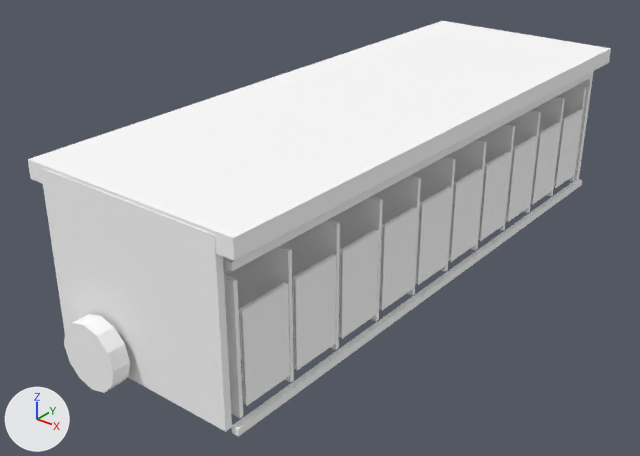
Before and after pictures for a commit that changed the glTF model games/yorimichi/assets/belmonte/meshes/SM_BM_BHip_StartingStalls.glb.
Rendered twice from a camera (50 mm lens) standing at (8.55, -12.13, 7.7) and looking at (-0.45, -0.87, 0.72). Lighting does not change. The marker at lower left points along +X, +Y and +Z. The first picture is the older version. Vertices at exactly the same position are counted once.

Names of what the first picture shows: 'SM_BM_BHip_StartingStalls'.
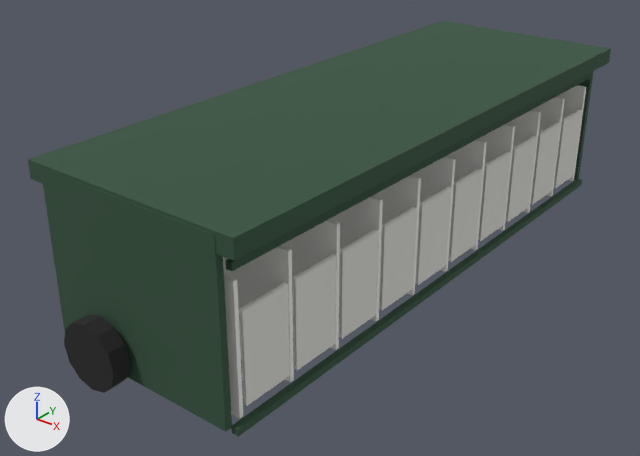
What changed in the scene script:
```text
Change me_sm_bhip_startingstalls:
    where me_sm_bhip_startingstalls.from_pydata(...)  # 440 vertices, 472 faces; spans x -2.0..2.0, y -5.95..5.95, z 0.0..3.1
    used by ob_sm_bm_bhip_startingstalls; location = (0.0, 0.0, 0.0)
    me_sm_bhip_startingstalls part 1: 234 faces centred in x -2.0..2.0, y -5.56..5.56, z 0.06..3.1 are repainted in the vertex colours; the middle colour goes from white #ffffff to dark green #33523d
    me_sm_bhip_startingstalls part 2: 110 faces centred in x -1.7..1.7, y -5.28..5.28, z 0.9..2.3 are repainted in the vertex colours; the middle colour goes from white #ffffff to white #f2f2ed
    me_sm_bhip_startingstalls part 3: 88 faces centred in x -1.13..-0.07, y -5.95..5.95, z 0.02..1.08 are repainted in the vertex colours; the middle colour goes from white #ffffff to black #1f1f1f
    me_sm_bhip_startingstalls part 4: 40 faces centred in x 1.67..1.72, y -4.87..4.88, z 0.85..1.35 are repainted in the vertex colours; the middle colour goes from white #ffffff to light grey #dfdfda
```

Changed parts and their boxes [x1, y1, x2, y2] in the pictures (640 x 456 px):
part 1 of me_sm_bhip_startingstalls, recoloured (white to dark green): [28, 21, 611, 437] in both
part 2 of me_sm_bhip_startingstalls, recoloured: [223, 85, 586, 418] in both
part 3 of me_sm_bhip_startingstalls, recoloured (white to black): [64, 314, 130, 393] in both
part 4 of me_sm_bhip_startingstalls, recoloured (white to light grey): [239, 109, 583, 406] in both
